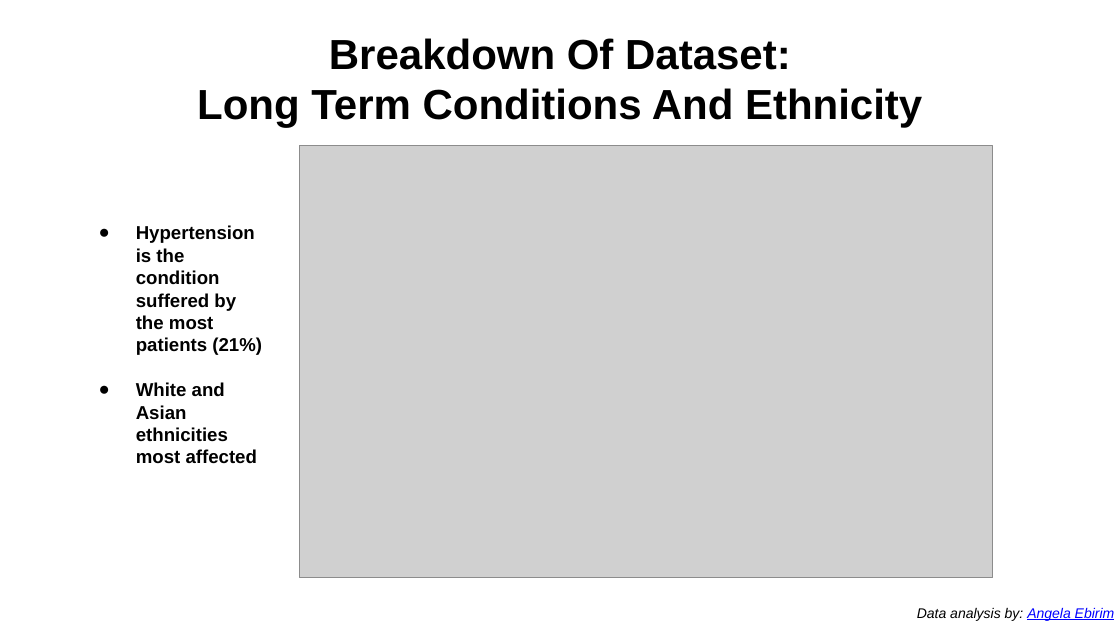
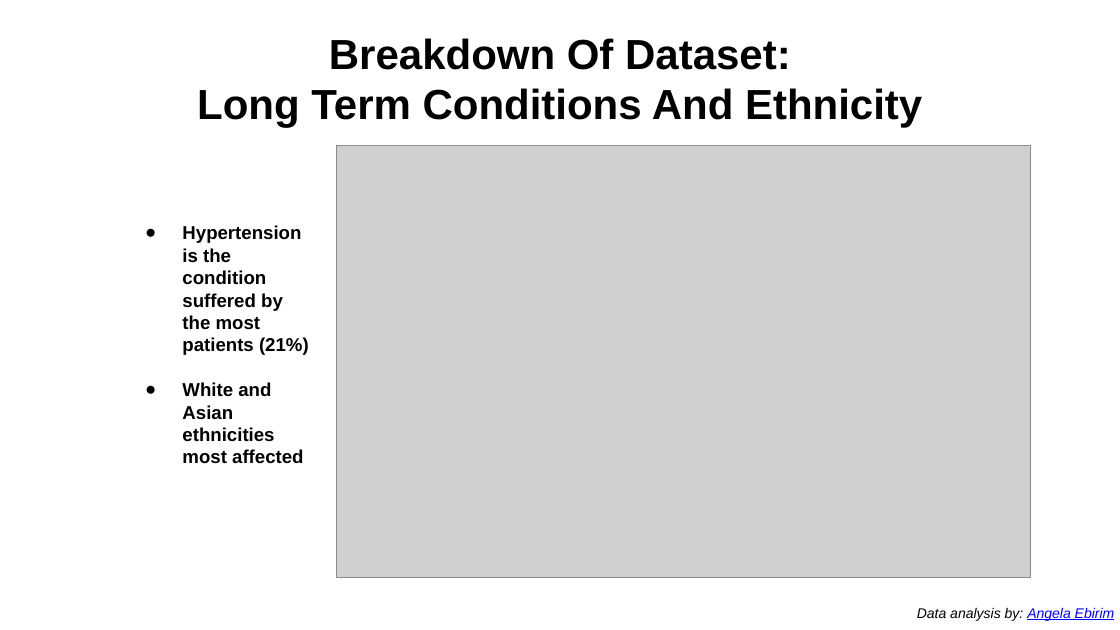
Before and after one commit to aebirim/THCHS-Covid-Audit, a slide deck: slide 7 of THCHS_Covid_Data_Audit1_slides.pptx. Drawn at 1120x630 pixels with LibreOffice and Linux fonts; fonts in the diff are those of the drawing; grey boxes stand for pictures. Boxes give left, top, right and bottom in pixels: in the first picture for what was removed or moved away, otherwise in the second. Text is boxed around its words. In the diff, an @@ line names an element or a change of style, - is before the commit and + after.

```diff
--- a/THCHS_Covid_Data_Audit1_slides.pptx
+++ b/THCHS_Covid_Data_Audit1_slides.pptx
@@ picture: place and size @@
-picture at bbox=[299, 146, 992, 578]
+picture at bbox=[337, 146, 1030, 578]
@@ text "Hypertension is the condition suffered ...": place and size @@
-text "Hypertension is the condition suffered ..." at bbox=[136, 225, 262, 464]
+text "Hypertension is the condition suffered ..." at bbox=[182, 225, 309, 464]
```
Also in this commit, not shown: 5 other slides changed, 2 other files.
